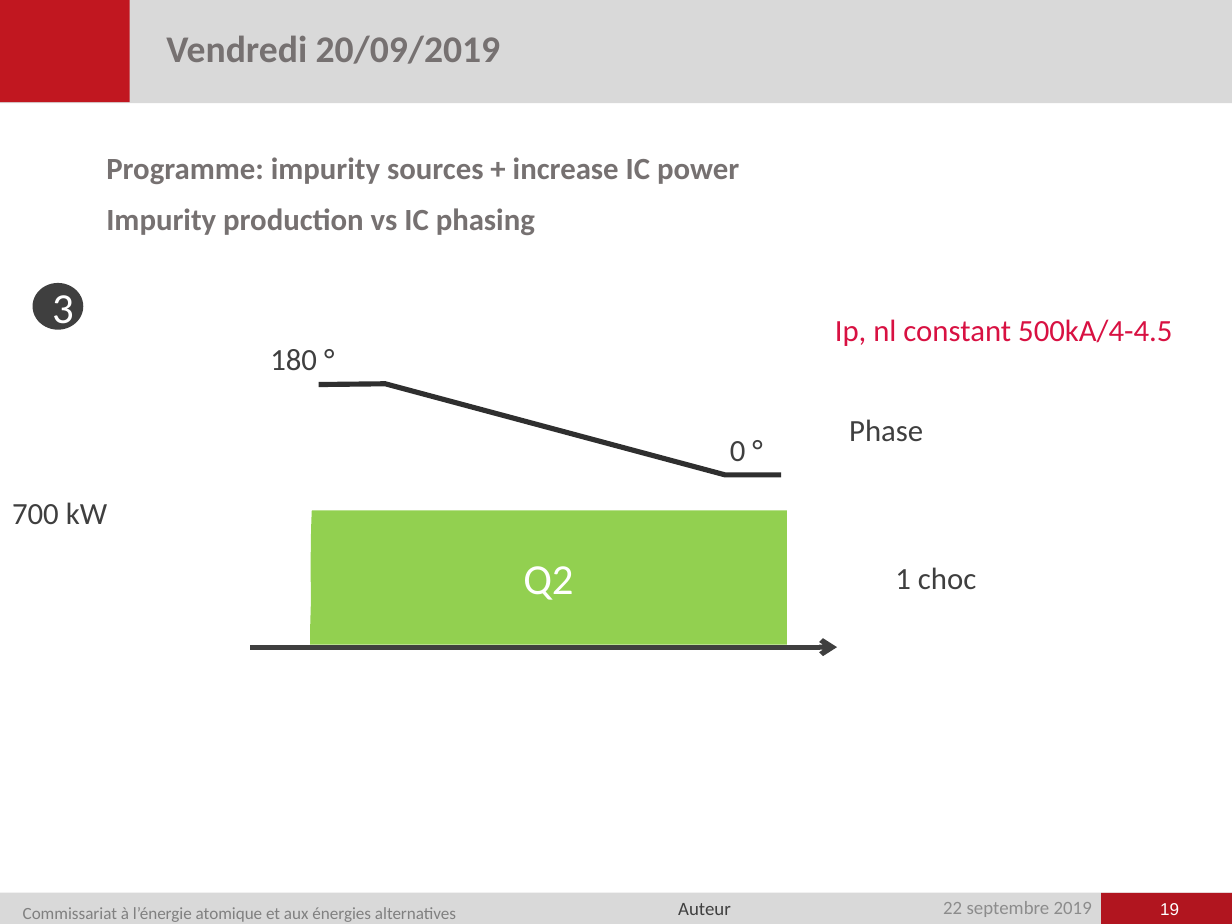
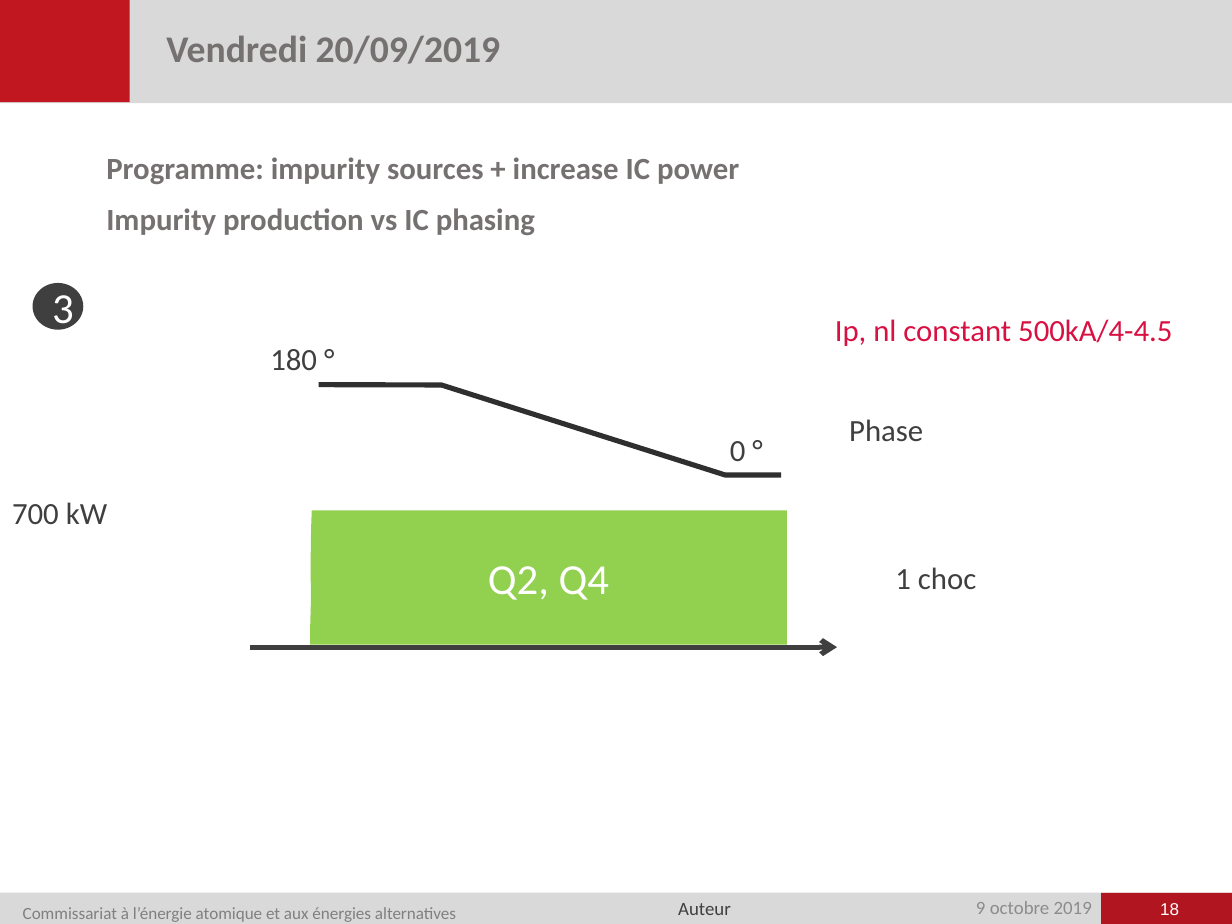
Before and after one commit to jhillairet/WEST_C4, a slide deck: slide 18 of presentations/WEST_IC_week38.pptx (slide 19 before the commit). Drawn at 1232x924 pixels with LibreOffice and Linux fonts; fonts in the diff are those of the drawing; background and template pictures are left out. Boxes give left, top, right and bottom in pixels: in the first picture for what was removed or moved away, otherwise in the second. Text is boxed around its words. In the diff, an @@ line names an element or a change of style, - is before the commit and + after.

```diff
--- a/presentations/WEST_IC_week38.pptx
+++ b/presentations/WEST_IC_week38.pptx
@@ freeform shape at bbox=[319, 384, 781, 474]: outline redrawn @@
@@ text in freeform shape at bbox=[488, 566, 609, 600]: text changed @@
-Q2
+Q2, Q4
@@ text at bbox=[976, 901, 1092, 914]: text changed @@
-22 septembre 2019
+9 octobre 2019
@@ page number at bbox=[1160, 903, 1179, 915]: text changed @@
-19
+18
```
Also in this commit, not shown: 15 other slides changed, 2 slides added, 2 slides removed.
